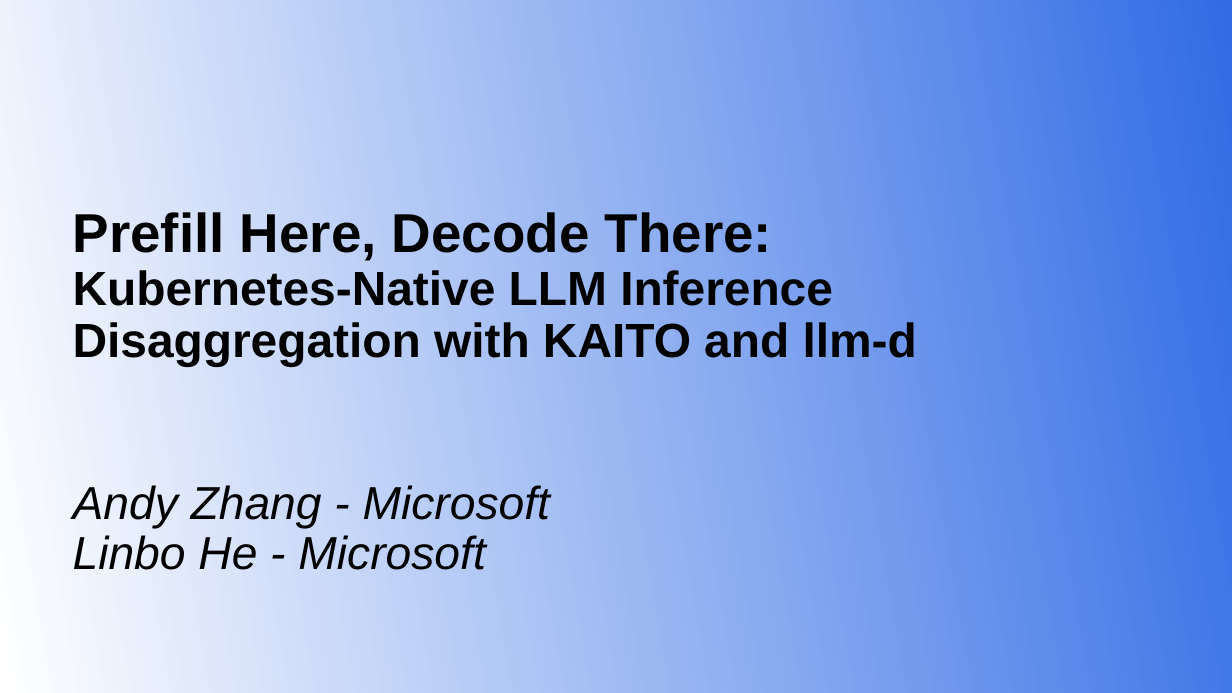
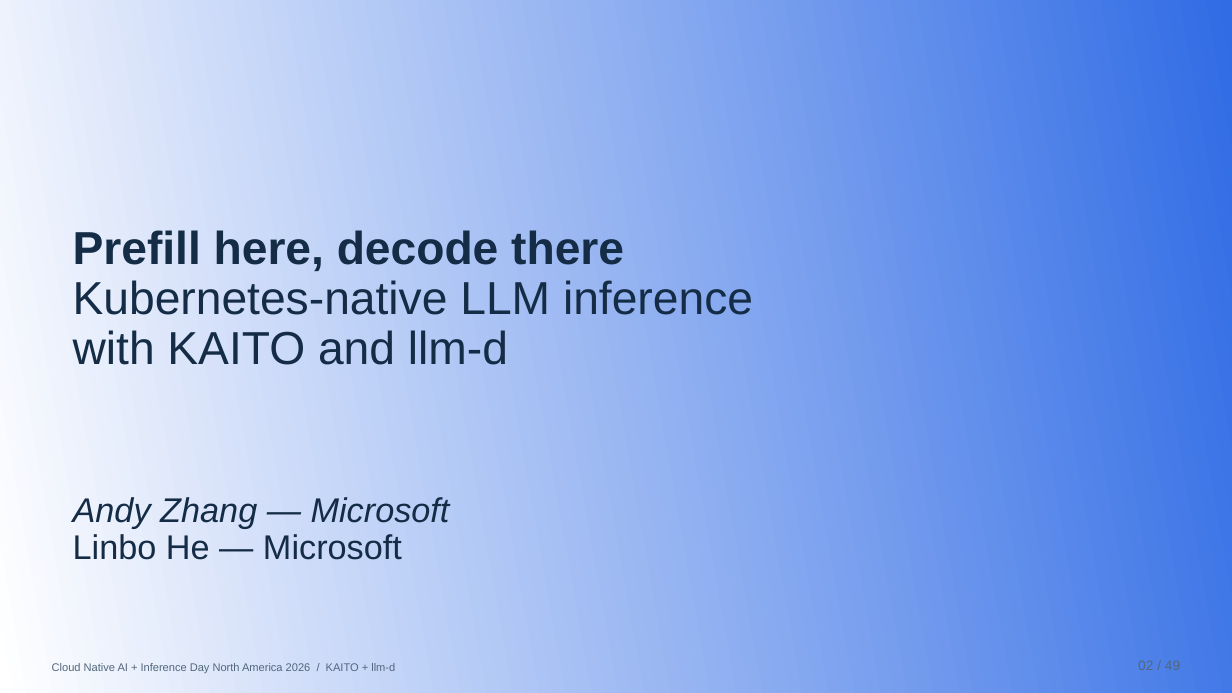
Before and after one commit to andyzhangx/demo, a slide deck: slide 2 of llm/pd-disaggregation/kubecon-na-2026-pd-disaggregation-kaito-llmd.pptx. Drawn at 1232x693 pixels with LibreOffice and Linux fonts; fonts in the diff are those of the drawing; background and template pictures are left out. Boxes give left, top, right and bottom in pixels: in the first picture for what was removed or moved away, otherwise in the second. Text is boxed around its words. In the diff, an @@ line names an element or a change of style, - is before the commit and + after.

```diff
--- a/llm/pd-disaggregation/kubecon-na-2026-pd-disaggregation-kaito-llmd.pptx
+++ b/llm/pd-disaggregation/kubecon-na-2026-pd-disaggregation-kaito-llmd.pptx
@@ text at (73,230,753,365): text changed; size 28 to 27 pt; text colour #000000 to #142C46; bold off @@
-Prefill Here, Decode There:
-Kubernetes-Native LLM Inference Disaggregation with KAITO and llm-d
+Prefill here, decode there
+Kubernetes-native LLM inference
+with KAITO and llm-d
@@ text at (73,497,450,560): text changed; size 27 to 20 pt; text colour #000000 to #142C46 @@
-Andy Zhang - Microsoft
-Linbo He - Microsoft
+Andy Zhang — Microsoft
+Linbo He — Microsoft
@@ text added at (52,663,395,673), 6.5 pt, text #52677D @@
+Cloud Native AI + Inference Day North America 2026 / KAITO + llm-d
@@ text added at (1138,660,1180,670), 8 pt, text #52677D @@
+02 / 49
```
Also in this commit, not shown: 40 other slides changed, 7 slides added, 7 slides removed.
